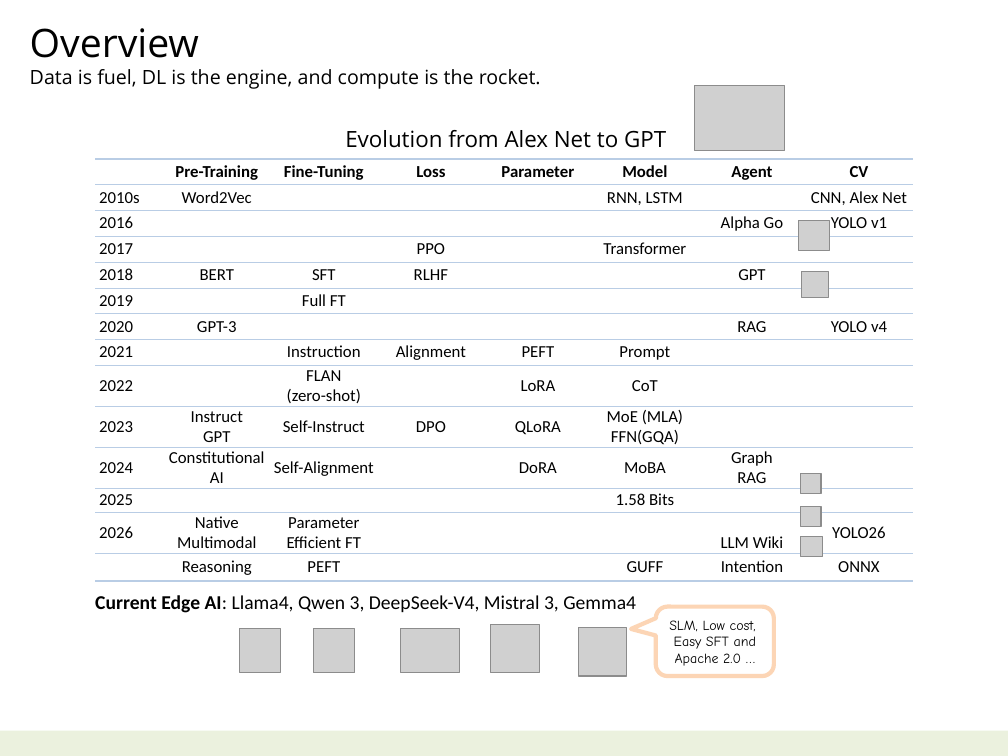
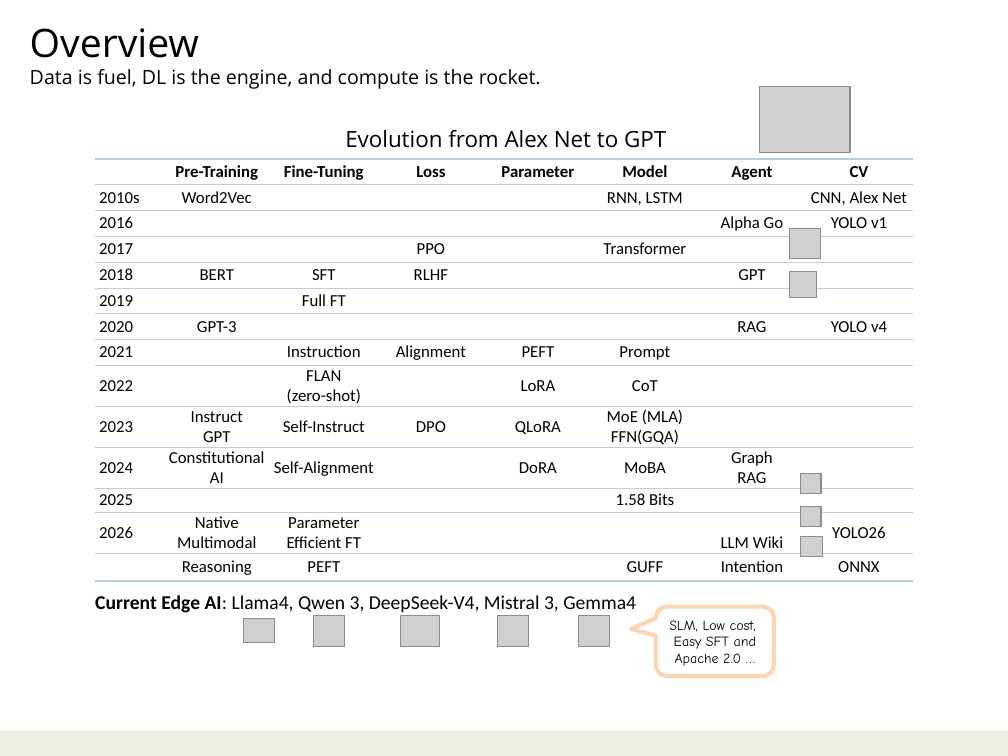
Before and after one commit to navibator/crazy-ai, a slide deck: slide 4 of ai.pptx. Drawn at 1008x756 pixels with LibreOffice and Linux fonts; fonts in the diff are those of the drawing; grey boxes stand for pictures. Boxes give left, top, right and bottom in pixels: in the first picture for what was removed or moved away, otherwise in the second. Text is boxed around its words. In the diff, an @@ line names an element or a change of style, - is before the commit and + after.

```diff
--- a/ai.pptx
+++ b/ai.pptx
@@ picture: place and size @@
-picture at [695, 86, 784, 151]
+picture at [760, 87, 850, 152]
@@ picture: place and size @@
-picture at [799, 221, 830, 251]
+picture at [789, 229, 820, 259]
@@ picture: place and size @@
-picture at [801, 271, 828, 297]
+picture at [789, 271, 815, 297]
@@ picture removed at [239, 628, 280, 672] @@
@@ picture added at [243, 618, 274, 643] @@
@@ picture: place and size @@
-picture at [313, 629, 355, 673]
+picture at [313, 615, 345, 646]
@@ picture: place and size @@
-picture at [401, 629, 460, 673]
+picture at [401, 615, 439, 646]
@@ picture: place and size @@
-picture at [491, 624, 539, 672]
+picture at [497, 615, 528, 646]
@@ picture: place and size @@
-picture at [579, 628, 627, 676]
+picture at [579, 615, 610, 646]
```
Also in this commit, not shown: 3 other slides changed, 1 other file.
